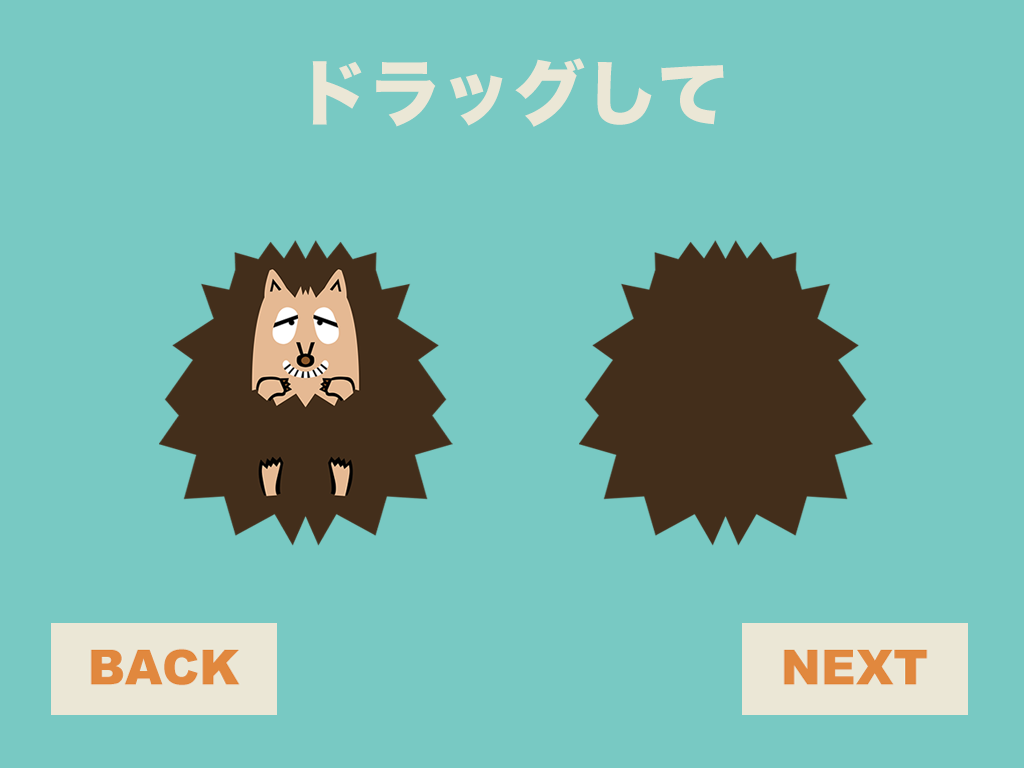
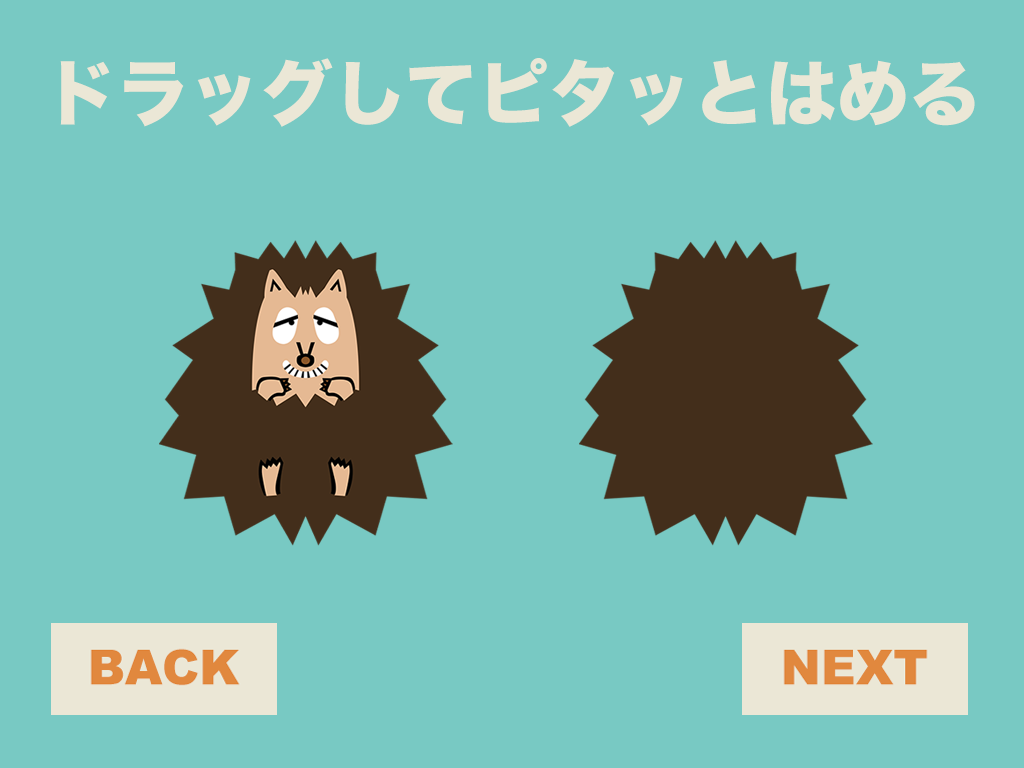
Layer changes from the first 1024x768 image to the second:
painted on "text" over [60, 58, 975, 127]
